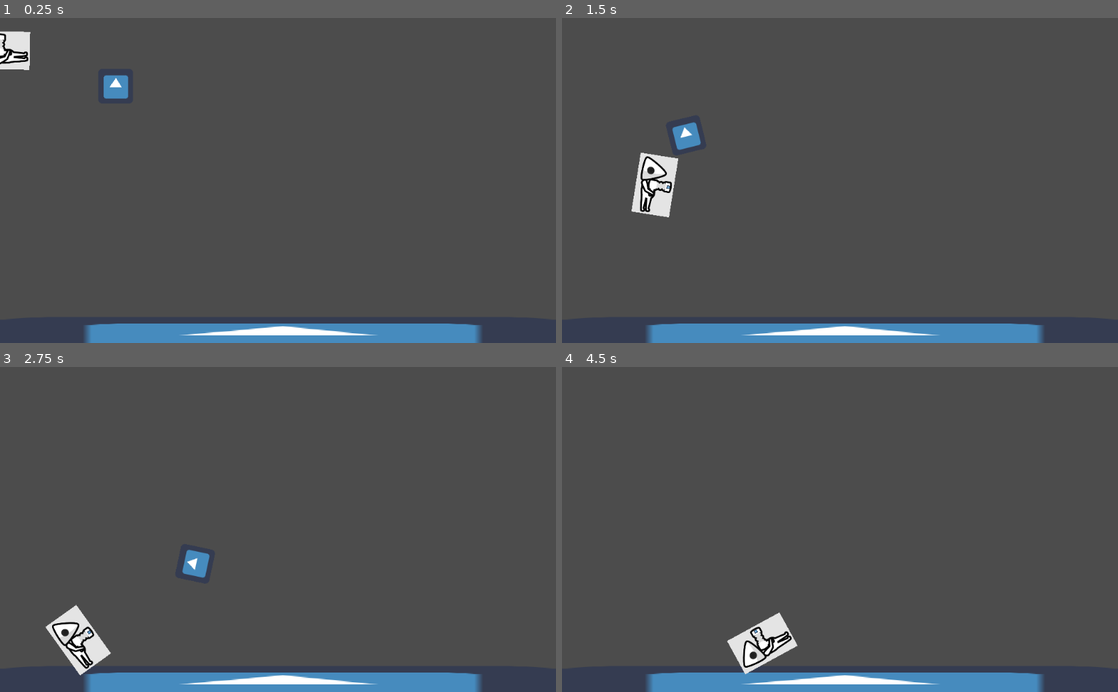
Above: before the commit, frames 1-4 (two rows, left to right).
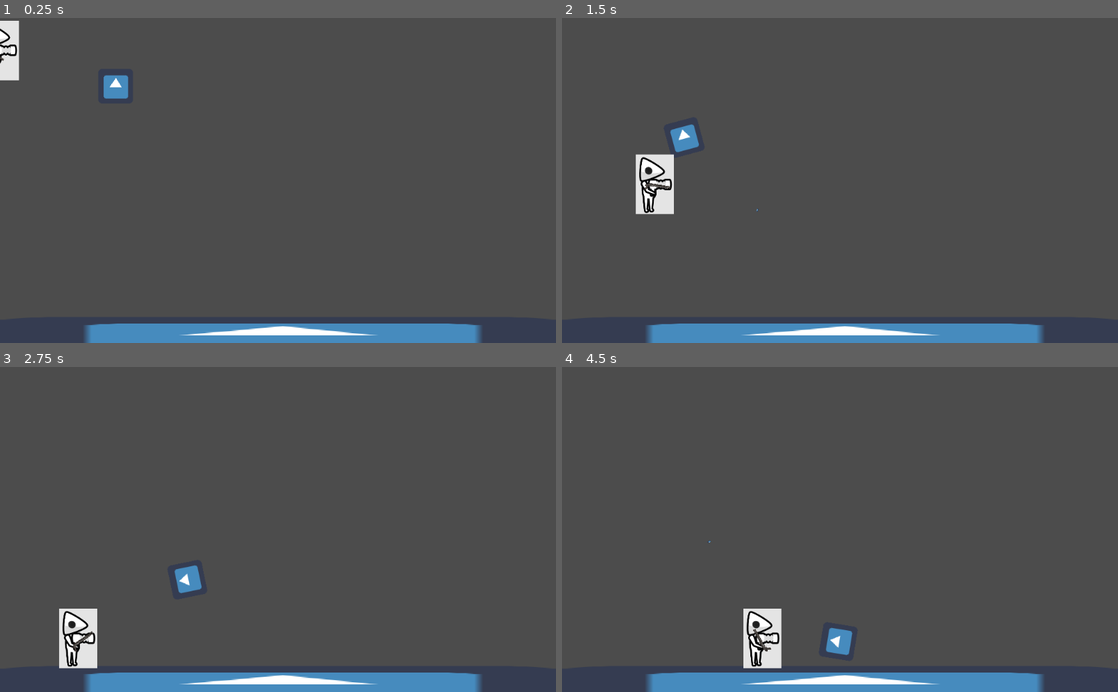
Above: after the commit, the same moments.

Repository: Addcrypto/Bit-Cookie
Game: Godot game, scene res://dummyImport.tscn
The game is run twice, just before and just after one commit, with the same random seed, the same clock (stepped at 60 frames per second) and the same inputs. The engine's default icon, where the game draws it, is replaced by a stand-in: a white triangle on a blue panel in a dark square.
Inputs (mouse positions are in pixels of both pictures, inside the frame that each line leads up to):
- Up to frame 1 (0.25 s): no input
- Up to frame 2 (1.5 s): move the mouse to (962, 164) at 0.52 s; hold D (right_movement) from 0.53 s (still down); click (962, 164) at 0.6 s; tap Space (jump_movement) at 0.77 s; move the mouse to (728, 196) at 1.27 s; click (728, 196) at 1.35 s
- Up to frame 3 (2.75 s): tap Space (jump_movement) at 1.52 s; move the mouse to (333, 458) at 2.02 s; release D (right_movement) at 2.03 s; hold A (left_movement) from 2.03 s (still down); click (333, 458) at 2.1 s
- Up to frame 4 (4.5 s): move the mouse to (812, 594) at 2.77 s; release A (left_movement) at 2.78 s; hold D (right_movement) 2.78-4.28 s; click (812, 594) at 2.85 s; tap Space (jump_movement) at 3.02, 3.77 s; move the mouse to (1006, 578) at 3.52 s; click (1006, 578) at 3.6 s; move the mouse to (673, 480) at 4.27 s; hold A (left_movement) from 4.28 s (still down); click (673, 480) at 4.35 s

The runs differ from the first frame. In frame 1, 0.7% of the frame differs, in the area x 0-6%, y 0-20%; in frame 2, 0.8%; in frame 3, 1.7%, in the area x 8-38%, y 56-95%; in frame 4, 1.7%.
Error before the commit: Invalid call. Nonexistent function 'set_direction' in base 'Area2D'. (res://Working.gd:50)

Commit message:
Improved shooting control
I found a way to get the shooting controls to work on click

Diff:
--- a/Projectile.gd
+++ b/Projectile.gd
@@ -1,15 +1,20 @@
 extends Area2D
 
-export (int ) var speed = 300
 
-var direction := Vector2.ZERO
-
-func _physics_process(_delta):
-  if direction != Vector2.ZERO:
-    var velocity = direction * speed
-
-    global_position += velocity
+export var speed = 1500
 
 
-func set_direction(direction: Vector2):
-  self.direction = direction
+# Called when the node enters the scene tree for the first time.
+func _ready():
+  set_as_toplevel(true)
+
+func _process(delta):
+  position += (Vector2.RIGHT*speed).rotated(rotation) * delta
+
+func _physics_process(delta):
+  yield(get_tree().create_timer(0.01), "timeout")
+  $Sprite.frame = 1
+  set_physics_process(false)
+
+func _on_VisibilityNotifier2D_screen_exited():
+  queue_free()
--- a/Projectile.tscn
+++ b/Projectile.tscn
@@ -1,11 +1,13 @@
-[gd_scene load_steps=3 format=2]
+[gd_scene load_steps=4 format=2]
 
 [ext_resource path="res://icon.png" type="Texture" id=1]
+[ext_resource path="res://Projectile.gd" type="Script" id=2]
 
 [sub_resource type="RectangleShape2D" id=1]
 extents = Vector2( 3, 3 )
 
 [node name="Projectile" type="Area2D"]
+script = ExtResource( 2 )
 
 [node name="CollisionShape2D" type="CollisionShape2D" parent="."]
 shape = SubResource( 1 )
@@ -13,3 +15,7 @@
 [node name="Sprite" type="Sprite" parent="."]
 scale = Vector2( 0.09375, 0.09375 )
 texture = ExtResource( 1 )
+hframes = 2
+frame = 1
+
+[node name="VisibilityNotifier2D" type="VisibilityNotifier2D" parent="."]
--- a/Working.gd
+++ b/Working.gd
@@ -4,8 +4,6 @@
 
 var Projectile = preload("res://Projectile.tscn")
 
-
-onready var end_of_gun = $EndOfGun
 
 # gravity to keep the player down
 var gravity  : = 30.0
@@ -16,7 +14,7 @@
 # jumping is negative and therefore
 var jumpforce : = -900.0
 
-func _physics_process( delta: float) -> void:
+func _physics_process(_delta: float) -> void:
 #movement is a and d
   if Input.is_action_pressed("right_movement"):
     velocity.x = speed
@@ -31,20 +29,17 @@
 
   velocity.x = lerp(velocity.x,0,0.3)
 
-  look_at(get_global_mouse_position())
+#  look_at(get_global_mouse_position())
 
-func _unhandled_input(event: InputEvent) -> void:
-  if event.is_action_released("shoot_action"):
-    shoot()
+#func _unhandled_input(event: InputEvent) -> void:
+#  if event.is_action_released("shoot_action"):
+#    shoot()
 
-func shoot():
-  var Projectile_instance = Projectile.instance()
-  add_child(Projectile_instance)
-  if not Projectile_instance.filename.empty():
-      print(true)
-  print(false)
 
-  Projectile_instance.global_position = end_of_gun.global_position
-  var target = get_global_mouse_position()
-  var direction_to_mouse = Projectile_instance.global_position.direction_to(target).normalized()
-  Projectile_instance.set_direction(direction_to_mouse)
+#func shoot():
+#  var Projectile_instance = Projectile.instance()
+#  add_child(Projectile_instance)
+#  Projectile_instance.global_position = end_of_gun.global_position
+#  var target = get_global_mouse_position()
+#  var direction_to_mouse = Projectile_instance.global_position.direction_to(target).normalized()
+#  Projectile_instance.set_direction(direction_to_mouse)
--- /dev/null
+++ b/gun.gd
@@ -0,0 +1,31 @@
+extends Sprite
+var projectile = preload("res://Projectile.tscn")
+var state = "shoot"
+
+onready var end_of_gun = $EndOfGun
+
+
+# Declare member variables here. Examples:
+var can_fire = true
+
+# Called when the node enters the scene tree for the first time.
+func _ready():
+  set_as_toplevel(true)
+
+func _physics_process(delta):
+  position.x = lerp(position.x, get_parent().position.x, 0.5)
+  position.y = lerp(position.y, get_parent().position.y+10, 0.5)
+  var mouse_pos = get_global_mouse_position()
+  look_at(mouse_pos)
+
+  if Input.is_action_just_pressed("shoot_action")and can_fire:
+    call(state)
+
+func shoot():
+  var projectile_instance = projectile.instance()
+  projectile_instance.rotation = rotation + rand_range(-0.1, 0.1)
+  projectile_instance.global_position = end_of_gun.global_position
+  get_parent().add_child(projectile_instance)
+  #can_fire = false
+  #yield(get_tree().create_timer(0.01), "tin=m")
+  can_fire = true
--- a/working.tscn
+++ b/working.tscn
@@ -1,7 +1,9 @@
-[gd_scene load_steps=4 format=2]
+[gd_scene load_steps=6 format=2]
 
 [ext_resource path="res://player/testCharacter.PNG" type="Texture" id=1]
 [ext_resource path="res://Working.gd" type="Script" id=2]
+[ext_resource path="res://gun.gd" type="Script" id=3]
+[ext_resource path="res://player/pngimg.com - shotgun_PNG44.png" type="Texture" id=4]
 
 [sub_resource type="CapsuleShape2D" id=1]
 radius = 36.0
@@ -20,5 +22,11 @@
 [node name="CollisionShape2D" type="CollisionShape2D" parent="."]
 shape = SubResource( 1 )
 
-[node name="EndOfGun" type="Position2D" parent="."]
-position = Vector2( 25, 0 )
+[node name="gun" type="Sprite" parent="."]
+scale = Vector2( 0.0245098, 0.0245098 )
+texture = ExtResource( 4 )
+offset = Vector2( 300, 0 )
+script = ExtResource( 3 )
+
+[node name="EndOfGun" type="Position2D" parent="gun"]
+position = Vector2( 1000, 0 )
Binary file added: player/pngimg.com - shotgun_PNG44.png
Not shown, added: player/pngimg.com - shotgun_PNG44.png.import
